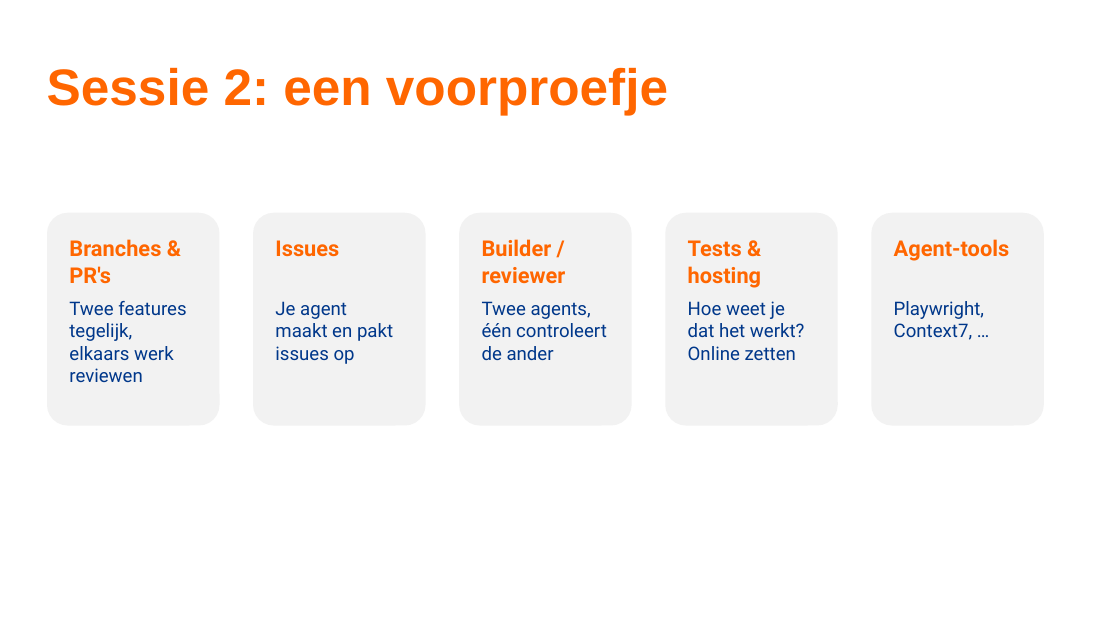
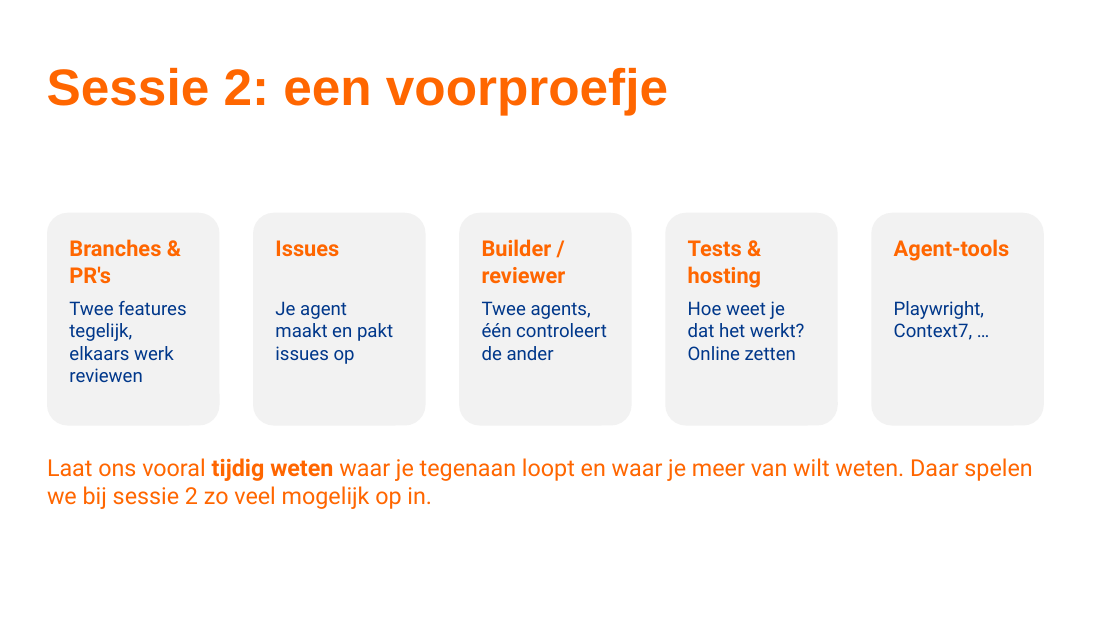
Before and after one commit to TeamNLSportScienceCentre/teamnl-agentic-engineering, a slide deck: slide 75 of docs/agentic-engineering-sessie-1.pptx (slide 76 before the commit). Drawn at 1120x630 pixels with LibreOffice and Linux fonts; fonts in the diff are those of the drawing; background and template pictures are left out. Boxes give left, top, right and bottom in pixels: in the first picture for what was removed or moved away, otherwise in the second. Text is boxed around its words. In the diff, an @@ line names an element or a change of style, - is before the commit and + after.

```diff
--- a/docs/agentic-engineering-sessie-1.pptx
+++ b/docs/agentic-engineering-sessie-1.pptx
@@ text added at [47, 458, 1032, 509], 15 pt, text #FF6600 @@
+Laat ons vooral tijdig weten waar je tegenaan loopt en waar je meer van wilt weten. Daar spelen we bij sessie 2 zo veel mogelijk op in.
```
Also in this commit, not shown: 21 other slides changed, 2 slides added, 3 slides removed.
